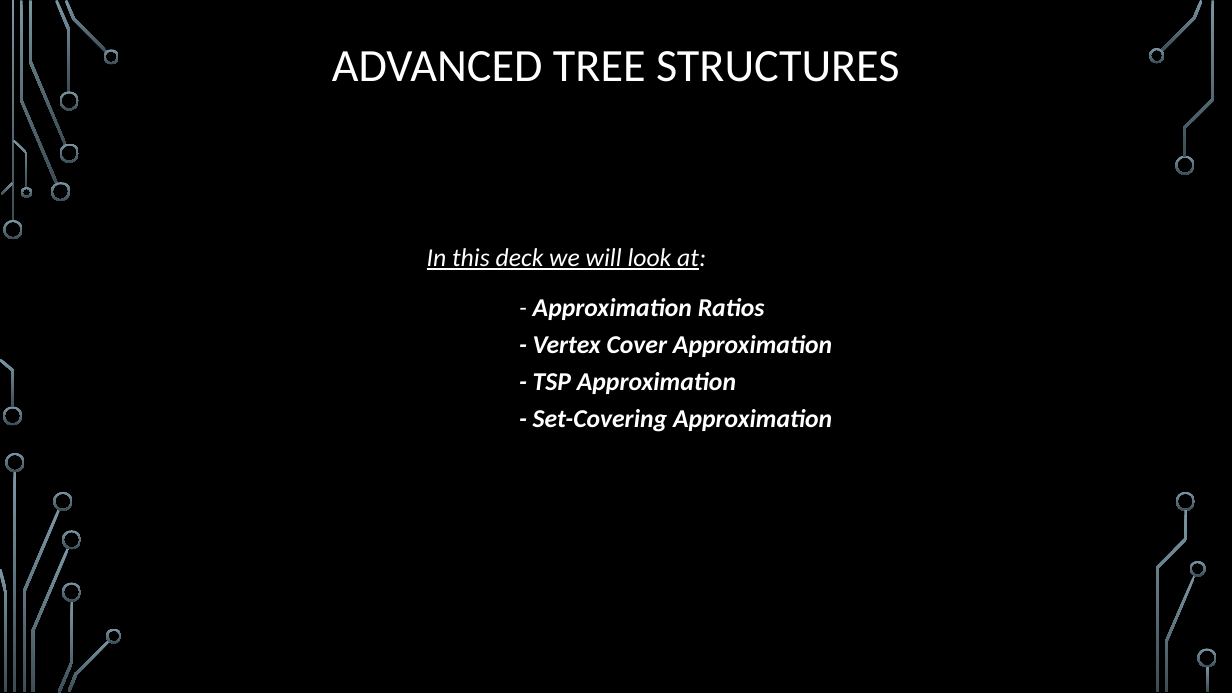
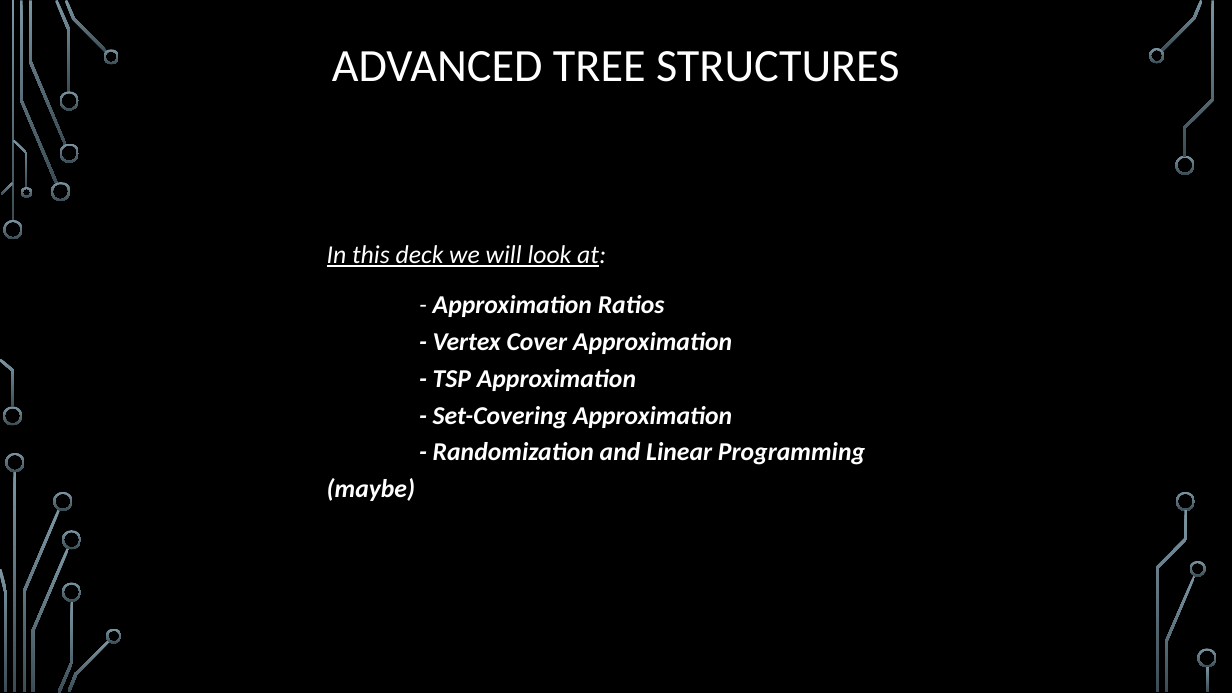
Before and after one commit to janiceeguo/advAlgo, a slide deck: slide 2 of slides/Approx-01-Intro.pptx. Drawn at 1232x693 pixels with LibreOffice and Linux fonts; fonts in the diff are those of the drawing; background and template pictures are left out. Boxes give left, top, right and bottom in pixels: in the first picture for what was removed or moved away, otherwise in the second. Text is boxed around its words. In the diff, an @@ line names an element or a change of style, - is before the commit and + after.

```diff
--- a/slides/Approx-01-Intro.pptx
+++ b/slides/Approx-01-Intro.pptx
@@ text "In this deck we will ...": place and size @@
-text "In this deck we will ..." at box(427, 248, 832, 432)
+text "In this deck we will ..." at box(327, 245, 865, 501)
@@ text at box(327, 295, 865, 501): text changed @@
-- Approximation Ratios
-- Vertex Cover Approximation
-- TSP Approximation
-- Set-Covering Approximation
+- Approximation Ratios
+- Vertex Cover Approximation
+- TSP Approximation
+- Set-Covering Approximation
+- Randomization and Linear Programming (maybe)
```
Also in this commit, not shown: 15 slides added, 3 other files.
